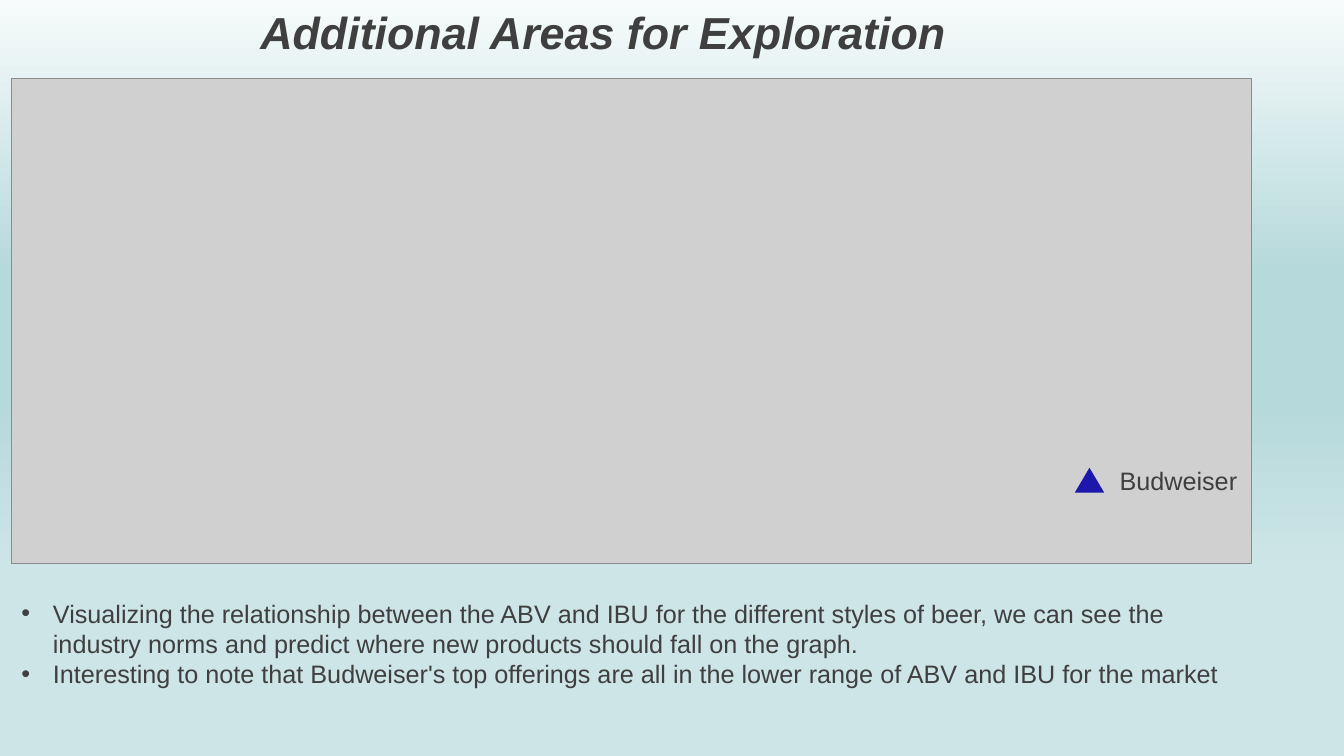
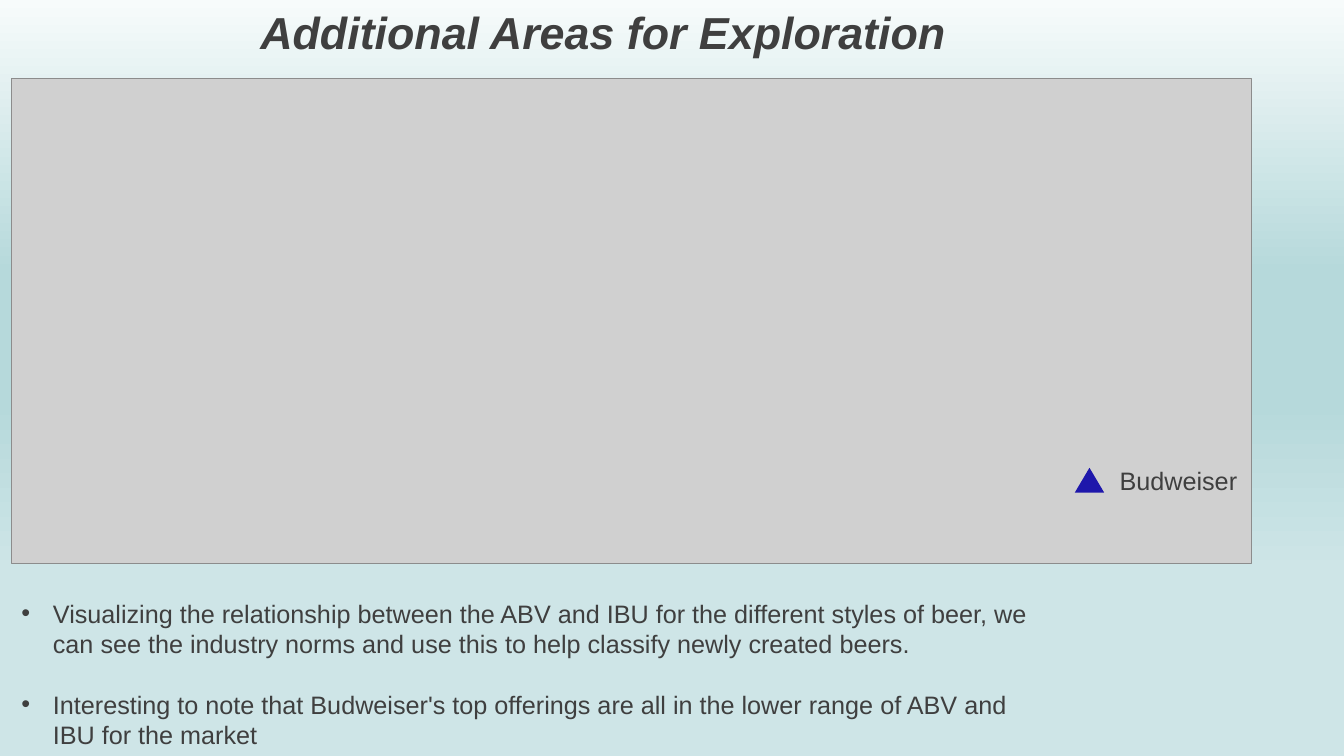
Before and after one commit to NickSager/MSDS_6306_Project1, a slide deck: slide 13 of Group4_CaseStudy1.pptx. Drawn at 1344x756 pixels with LibreOffice and Linux fonts; fonts in the diff are those of the drawing; grey boxes stand for pictures. Boxes give left, top, right and bottom in pixels: in the first picture for what was removed or moved away, otherwise in the second. Text is boxed around its words. In the diff, an @@ line names an element or a change of style, - is before the commit and + after.

```diff
--- a/Group4_CaseStudy1.pptx
+++ b/Group4_CaseStudy1.pptx
@@ text at (53,604,1026,658): text changed @@
-• Visualizing the relationship between the ABV and IBU for the different styles of beer, we can see the industry norms and predict where new products should fall on the graph.
+• Visualizing the relationship between the ABV and IBU for the different styles of beer, we can see the industry norms and use this to help classify newly created beers.
```
Also in this commit, not shown: 8 other slides changed.
